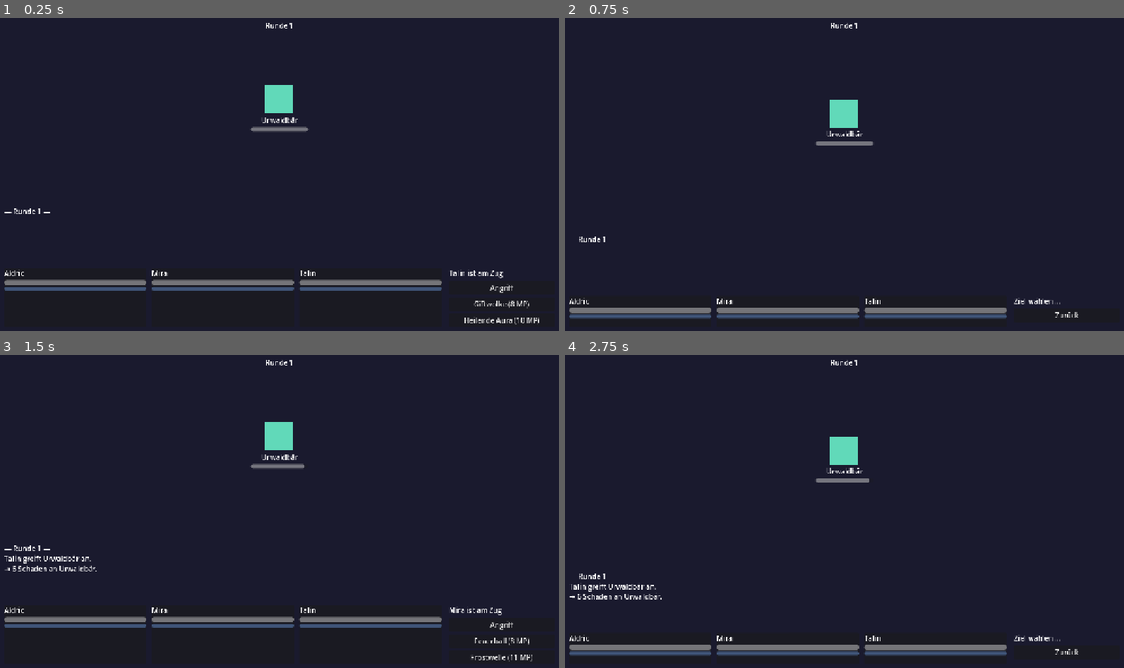
Above: before the commit, frames 1-4 (two rows, left to right).
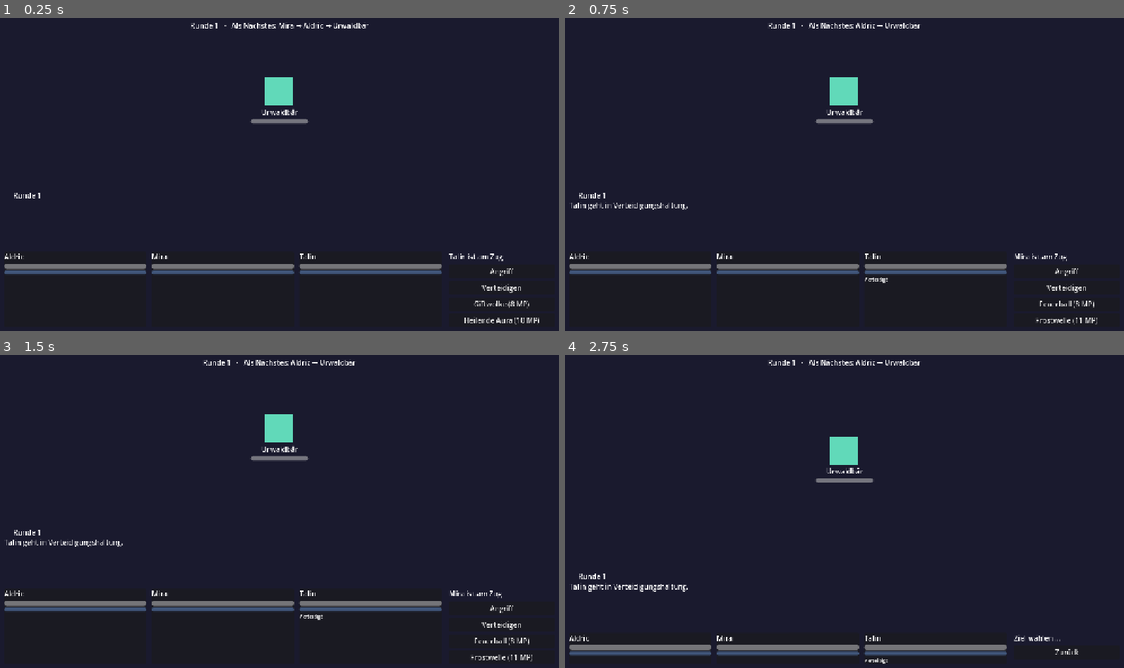
Above: after the commit, the same moments.

Repository: Edrick18/infinit_dungeon
Game: Godot game, scene res://scenes/battle/battle_scene.tscn
The game is run twice, just before and just after one commit, with the same random seed, the same clock (stepped at 60 frames per second) and the same inputs. This scene is started directly instead of the project's main scene.
Inputs (mouse positions are in pixels of both pictures, inside the frame that each line leads up to):
- Up to frame 1 (0.25 s): no input
- Up to frame 2 (0.75 s): click (1068, 287) at 0.5 s, where only the run after the commit has a clickable "Verteidigen"
- Up to frame 3 (1.5 s): click (279, 470) at 1.27 s
- Up to frame 4 (2.75 s): click "Angriff" at 2 s

The runs differ from the first frame. In frame 1, 5.8% of the frame differs, in the area x 0-94%, y 1-88%; in frame 2, 7.0%, in the area x 0-96%, y 1-98%; in frame 3, 6.3%; in frame 4, 0.6%.

Commit message:
Spieltiefe 1: XP/Level-Ups, Dungeon-Attrition, Verteidigen, Zug-Vorschau
- XP-System: Dungeon-Siege geben XP (8 + 4x Gegnerstufe, Boss x3) an
  die ganze Party; Level-Up wendet charakterspezifisches Wachstum an,
  heilt voll und schaltet alle 5 Level einen Skill-Slot frei
  (XP-Kurve: 25 + 15x Level)
- Attrition: Dungeon-Kaempfe heilen nicht mehr voll - Wunden und MP
  bleiben ueber den Run; nach Siegen verschnauft die Party (+25% HP/MP,
  Gefallene stehen mit wenig HP auf); Hub/Run-Start heilt komplett
- Verteidigen-Aktion: halbiert erlittenen Schaden bis zum naechsten
  eigenen Zug (neuer Status GUARD)
- Zugreihenfolge-Anzeige im Kampf-Header
- Testparty startet auf Level 5 mit eigenen Wachstumsprofilen;
  Inventar zeigt Level + XP-Fortschritt
- Selbsttest scripts/dev/progression_selftest.gd (17 Checks)

Co-Authored-By: Claude Fable 5 <noreply@anthropic.com>

Diff:
--- a/autoload/game_state.gd
+++ b/autoload/game_state.gd
@@ -64,6 +64,9 @@
 
 
 func start_run(card: DungeonCard) -> void:
+	# Das Hub heilt: Jeder Run startet mit frischer Party.
+	for member in party:
+		member.reset_for_battle(true)
 	current_run = {
 		"card": card,
 		"defeated": [],
--- a/scripts/combat/battle.gd
+++ b/scripts/combat/battle.gd
@@ -97,6 +97,25 @@
 	if not target.is_alive():
 		log_line.emit("%s wurde besiegt!" % target.display_name)
 	_check_battle_end()
+
+
+## Verteidigungshaltung: halbiert erlittenen Schaden bis zum eigenen nächsten Zug.
+func defend(actor: Combatant) -> void:
+	if is_over:
+		return
+	actor.add_status(Enums.Status.GUARD, 1, 50)
+	log_line.emit("%s geht in Verteidigungshaltung." % actor.display_name)
+
+
+## Die nächsten Kämpfer dieser Runde (für die Zugreihenfolge-Anzeige).
+func get_turn_preview(count := 5) -> Array[String]:
+	var names: Array[String] = []
+	for combatant in _queue:
+		if combatant.is_alive():
+			names.append(combatant.display_name)
+		if names.size() >= count:
+			break
+	return names
 
 
 ## Simple Gegner-KI: bezahlbaren Skill oder Basisangriff auf zufälliges Ziel.
@@ -229,6 +248,9 @@
 			amount -= target.total_armor()
 		Enums.DamageAxis.MAGICAL:
 			amount -= target.total_magic_resist()
+	var guard := target.get_status(Enums.Status.GUARD)
+	if not guard.is_empty():
+		amount = roundi(amount * (1.0 - guard["potency"] / 100.0))
 	amount = maxi(1, amount)
 	if crit_enabled and rng.randi_range(1, 100) <= CRIT_BASE_PERCENT + attacker.stat(&"luck"):
 		amount = roundi(amount * CRIT_MULTIPLIER)
@@ -260,4 +282,5 @@
 		Enums.Status.LIFESTEAL: return "Lebensraub"
 		Enums.Status.SHIELD: return "Schild"
 		Enums.Status.REGEN: return "Regeneration"
+		Enums.Status.GUARD: return "Verteidigt"
 	return "?"
--- a/scripts/combat/combatant.gd
+++ b/scripts/combat/combatant.gd
@@ -12,6 +12,9 @@
 var stats: StatBlock
 var is_player := false
 var level := 1  ## Bestimmt u.a. Skill-Slots (1 + Level/5) und Baustein-Freischaltung
+var xp := 0
+## Attribut-Zuwachs pro Level-Up. null = levelt nicht (Gegner).
+var growth: StatBlock = null
 
 var max_hp := 1
 var hp := 1
@@ -114,12 +117,38 @@
 	return CharacterDef.skill_slots_for_level(level)
 
 
-## Frisch in den Kampf: volle HP/MP, keine Statuseffekte.
-## (Party-Combatants leben im GameState über Szenenwechsel hinweg.)
-func reset_for_battle() -> void:
-	hp = max_hp
-	mp = max_mp
+## Kampfvorbereitung: Statuseffekte weg; volle Heilung nur außerhalb von
+## Dungeon-Runs (im Dungeon herrscht Attrition — Wunden bleiben).
+func reset_for_battle(full_heal := true) -> void:
 	statuses.clear()
+	if full_heal:
+		recompute_derived()
+		hp = max_hp
+		mp = max_mp
+
+
+## XP-Schwelle für den nächsten Level-Up (leicht steigende Kurve).
+func xp_to_next() -> int:
+	return 25 + level * 15
+
+
+## XP sammeln, ggf. mehrfach aufleveln. Level-Up wendet das Wachstum an
+## und heilt voll (klassisches JRPG-Gefühl). Gibt die Anzahl Level-Ups zurück.
+func gain_xp(amount: int) -> int:
+	if growth == null:
+		return 0
+	xp += amount
+	var gained := 0
+	while xp >= xp_to_next():
+		xp -= xp_to_next()
+		level += 1
+		gained += 1
+		stats.add(growth)
+	if gained > 0:
+		recompute_derived()
+		hp = max_hp
+		mp = max_mp
+	return gained
 
 
 ## Tempo für die Zugreihenfolge; SLOW reduziert prozentual.
--- a/scripts/data/enums.gd
+++ b/scripts/data/enums.gd
@@ -38,6 +38,7 @@
 	LIFESTEAL,
 	SHIELD,
 	REGEN,
+	GUARD,  ## Verteidigungshaltung: reduziert erlittenen Schaden prozentual
 }
 
 ## Verstärker/Modifikator-Typen für Skill-Bausteine.
--- /dev/null
+++ b/scripts/dev/progression_selftest.gd
@@ -0,0 +1,123 @@
+extends SceneTree
+## Headless-Selbsttest für Progression (XP/Level-Ups) und Kampftiefe
+## (Verteidigen, Attrition):
+##   godot\Godot_v4.7-stable_win64_console.exe --headless -s scripts/dev/progression_selftest.gd
+
+var failures := 0
+
+
+func _init() -> void:
+	_test_xp_and_levelup()
+	_test_guard()
+	_test_attrition()
+	_test_turn_preview()
+	if failures == 0:
+		print("SELFTEST OK — alle Progressions-Tests bestanden")
+		quit(0)
+	else:
+		print("SELFTEST FEHLGESCHLAGEN — %d Fehler" % failures)
+		quit(1)
+
+
+func _check(condition: bool, label: String) -> void:
+	if condition:
+		print("  ok: " + label)
+	else:
+		failures += 1
+		printerr("  FEHLER: " + label)
+
+
+func _hero(agility := 5) -> Combatant:
+	var stats := StatBlock.new()
+	stats.strength = 5
+	stats.vitality = 5
+	stats.agility = agility
+	var hero := Combatant.create("Held", stats, true)
+	hero.growth = StatBlock.new()
+	hero.growth.strength = 2
+	hero.growth.vitality = 1
+	return hero
+
+
+func _test_xp_and_levelup() -> void:
+	print("XP & Level-Up:")
+	var hero := _hero()
+	# Level 1 → 2 braucht 40 XP (25 + 1×15).
+	_check(hero.xp_to_next() == 40, "XP-Kurve: Level 1 → 2 kostet 40 XP")
+	var str_before := hero.stats.strength
+	var hp_before := hero.max_hp
+	_check(hero.gain_xp(39) == 0 and hero.level == 1, "39 XP: noch kein Level-Up")
+	_check(hero.gain_xp(1) == 1 and hero.level == 2, "40. XP löst Level-Up aus")
+	_check(hero.stats.strength == str_before + 2, "Wachstum angewendet (+2 STR)")
+	_check(hero.max_hp == hp_before + Combatant.HP_PER_VIT, "Max-HP steigt mit VIT-Wachstum")
+	_check(hero.hp == hero.max_hp, "Level-Up heilt voll")
+
+	var big := _hero()
+	var gained := big.gain_xp(500)
+	_check(gained >= 2, "großer XP-Batzen → mehrere Level-Ups (%d)" % gained)
+
+	var slots_hero := _hero()
+	slots_hero.level = 4
+	_check(slots_hero.skill_slots() == 1, "Level 4: 1 Skill-Slot")
+	slots_hero.gain_xp(slots_hero.xp_to_next())
+	_check(slots_hero.level == 5 and slots_hero.skill_slots() == 2,
+		"Level 5 durch XP → 2. Skill-Slot")
+
+	var enemy := Combatant.create("Gegner", StatBlock.new(), false)
+	_check(enemy.gain_xp(1000) == 0 and enemy.level == 1, "Gegner (ohne growth) leveln nicht")
+
+
+func _test_guard() -> void:
+	print("Verteidigen:")
+	var battle := Battle.new()
+	battle.crit_enabled = false
+	battle.rng.seed = 1
+	var attacker := _hero(9)
+	var defender := Combatant.create("Verteidiger", StatBlock.new(), false)
+	battle.start([attacker], [defender])
+
+	var hp_before := defender.hp
+	battle.basic_attack(attacker, defender)
+	var normal_damage := hp_before - defender.hp
+	_check(normal_damage == 10, "ohne Guard: 5 + 5 STR = 10 Schaden")
+
+	battle.defend(defender)
+	hp_before = defender.hp
+	battle.basic_attack(attacker, defender)
+	_check(hp_before - defender.hp == 5, "mit Guard: Schaden halbiert (10 → 5)")
+
+	# Guard läuft am eigenen nächsten Zugbeginn ab.
+	battle.start([attacker], [defender])
+	defender.hp = defender.max_hp
+	battle.defend(defender)
+	battle.next_turn()  # attacker (AGI 9)
+	battle.next_turn()  # defender: Guard tickt ab
+	_check(not defender.has_status(Enums.Status.GUARD), "Guard nach eigenem Zug abgelaufen")
+
+
+func _test_attrition() -> void:
+	print("Attrition:")
+	var hero := _hero()
+	hero.hp = 10
+	hero.mp = 3
+	hero.add_status(Enums.Status.BURN, 2, 3)
+	hero.reset_for_battle(false)
+	_check(hero.hp == 10 and hero.mp == 3, "reset ohne Heilung: HP/MP bleiben")
+	_check(hero.statuses.is_empty(), "Statuseffekte trotzdem entfernt")
+	hero.reset_for_battle(true)
+	_check(hero.hp == hero.max_hp and hero.mp == hero.max_mp, "voller Reset heilt (Hub)")
+
+
+func _test_turn_preview() -> void:
+	print("Zugreihenfolge-Vorschau:")
+	var battle := Battle.new()
+	battle.crit_enabled = false
+	battle.rng.seed = 1
+	var fast := _hero(9)
+	fast.display_name = "Schnell"
+	var slow := Combatant.create("Langsam", StatBlock.new(), false)
+	battle.start([fast], [slow])
+	battle.next_turn()  # Schnell ist dran, Rest der Runde: Langsam
+	var preview := battle.get_turn_preview()
+	_check(preview.size() == 1 and preview[0] == "Langsam",
+		"Vorschau zeigt verbleibende Kämpfer der Runde")
--- a/scripts/dev/test_content.gd
+++ b/scripts/dev/test_content.gd
@@ -8,19 +8,22 @@
 static func make_party() -> Array[Combatant]:
 	# Klassenlos: Die "Rollen" entstehen nur aus Stat-Verteilung und Skills.
 	var aldric := Combatant.create("Aldric", _stats(9, 1, 8, 2, 5, 3), true)
-	aldric.level = 6
+	aldric.level = 5
+	aldric.growth = _stats(2, 0, 2, 1, 1, 0)
 	aldric.armor = 3
 	aldric.magic_resist = 1
 	aldric.skills = [_wuchtschlag(), _betaeubender_schlag()]
 
 	var mira := Combatant.create("Mira", _stats(2, 9, 4, 5, 6, 4), true)
-	mira.level = 6
+	mira.level = 5
+	mira.growth = _stats(0, 2, 1, 2, 1, 0)
 	mira.armor = 1
 	mira.magic_resist = 3
 	mira.skills = [_feuerball(), _frostwelle()]
 
 	var talin := Combatant.create("Talin", _stats(3, 4, 6, 8, 7, 5), true)
-	talin.level = 6
+	talin.level = 5
+	talin.growth = _stats(1, 1, 1, 2, 1, 0)
 	talin.armor = 1
 	talin.magic_resist = 2
 	talin.skills = [_giftwolke(), _heilende_aura()]
--- a/scripts/ui/battle_scene.gd
+++ b/scripts/ui/battle_scene.gd
@@ -33,14 +33,17 @@
 
 	# Party kommt aus dem GameState (dort ggf. in der Werkstatt umgebaut).
 	var party: Array[Combatant] = GameState.party
-	for member in party:
-		member.reset_for_battle()
 	var foes: Array[Combatant]
 	if not GameState.pending_battle.is_empty():
 		_dungeon_context = GameState.pending_battle
 		GameState.pending_battle = {}
 		foes = _dungeon_context["enemies"]
+		# Attrition im Dungeon: Statuseffekte weg, aber Wunden bleiben.
+		for member in party:
+			member.reset_for_battle(false)
 	else:
+		for member in party:
+			member.reset_for_battle(true)
 		# Menü-Testkampf: zufällige Baukasten-Gruppe auf Stufe 1.
 		var card := DungeonCard.new()
 		card.seed = randi()
@@ -104,6 +107,15 @@
 	attack.pressed.connect(_begin_target_selection.bind(null))
 	_action_box.add_child(attack)
 
+	var defend := Button.new()
+	defend.text = "Verteidigen"
+	defend.pressed.connect(func() -> void:
+		_clear_actions()
+		battle.defend(_active)
+		_refresh_all()
+		_advance())
+	_action_box.add_child(defend)
+
 	for skill in actor.skills:
 		if not skill.is_valid():
 			continue  # unfertige Werkstatt-Skills tauchen im Kampf nicht auf
@@ -180,9 +192,41 @@
 	label.horizontal_alignment = HORIZONTAL_ALIGNMENT_CENTER
 	box.add_child(label)
 
-	# Beute gibt es nur für Dungeon-Kämpfe (der Menü-Testkampf wäre sonst
-	# eine kostenlose Farm).
+	# Beute und XP gibt es nur für Dungeon-Kämpfe (der Menü-Testkampf wäre
+	# sonst eine kostenlose Farm).
 	if victory and not _dungeon_context.is_empty():
+		# XP an die ganze Party (auch Gefallene — kein Feel-Bad).
+		var xp_total := 0
+		for foe in battle.enemies:
+			xp_total += 8 + foe.level * 4
+		if _dungeon_context["is_boss"]:
+			xp_total *= 3
+		var xp_label := Label.new()
+		xp_label.text = "+%d XP" % xp_total
+		xp_label.horizontal_alignment = HORIZONTAL_ALIGNMENT_CENTER
+		box.add_child(xp_label)
+		for member in GameState.party:
+			var gained := member.gain_xp(xp_total)
+			if gained > 0:
+				var level_label := Label.new()
+				level_label.text = "%s erreicht Level %d!" % [member.display_name, member.level]
+				if member.level % 5 == 0:
+					level_label.text += "  (+1 Skill-Slot)"
+				level_label.modulate = Color(0.55, 1.0, 0.55)
+				level_label.horizontal_alignment = HORIZONTAL_ALIGNMENT_CENTER
+				box.add_child(level_label)
+
+		# Verschnaufen: Gefallene stehen wieder auf, alle regenerieren 25%.
+		for member in GameState.party:
+			member.hp = maxi(member.hp, 1)
+			member.heal(roundi(member.max_hp * 0.25))
+			member.mp = mini(member.max_mp, member.mp + roundi(member.max_mp * 0.25))
+		var rest_label := Label.new()
+		rest_label.text = "Die Party verschnauft (+25% HP/MP)."
+		rest_label.modulate = Color(1, 1, 1, 0.6)
+		rest_label.horizontal_alignment = HORIZONTAL_ALIGNMENT_CENTER
+		box.add_child(rest_label)
+
 		var tier: int = GameState.current_run["card"].tier
 		var rng := RandomNumberGenerator.new()
 		rng.randomize()
@@ -362,7 +406,12 @@
 
 
 func _refresh_all() -> void:
-	_info_label.text = "Runde %d" % battle.round_number
+	var preview := battle.get_turn_preview()
+	if preview.is_empty():
+		_info_label.text = "Runde %d" % battle.round_number
+	else:
+		_info_label.text = "Runde %d   ·   Als Nächstes: %s" \
+			% [battle.round_number, " → ".join(preview)]
 	for combatant in _panels:
 		var panel: Dictionary = _panels[combatant]
 		panel["hp"].value = combatant.hp
--- a/scripts/ui/inventory_scene.gd
+++ b/scripts/ui/inventory_scene.gd
@@ -224,7 +224,8 @@
 
 
 static func _char_summary(member: Combatant) -> String:
-	return "HP %d/%d  ·  MP %d/%d  ·  Rüstung %d  ·  Waffenschaden +%d\nSTR %d  INT %d  VIT %d  SPI %d  AGI %d  LCK %d" % [
+	return "Level %d (%d/%d XP)  ·  HP %d/%d  ·  MP %d/%d  ·  Rüstung %d  ·  Waffenschaden +%d\nSTR %d  INT %d  VIT %d  SPI %d  AGI %d  LCK %d" % [
+		member.level, member.xp, member.xp_to_next(),
 		member.hp, member.max_hp, member.mp, member.max_mp,
 		member.total_armor(), member.weapon_damage(),
 		member.stat(&"strength"), member.stat(&"intelligence"), member.stat(&"vitality"),
Not shown, added: scripts/dev/progression_selftest.gd.uid
